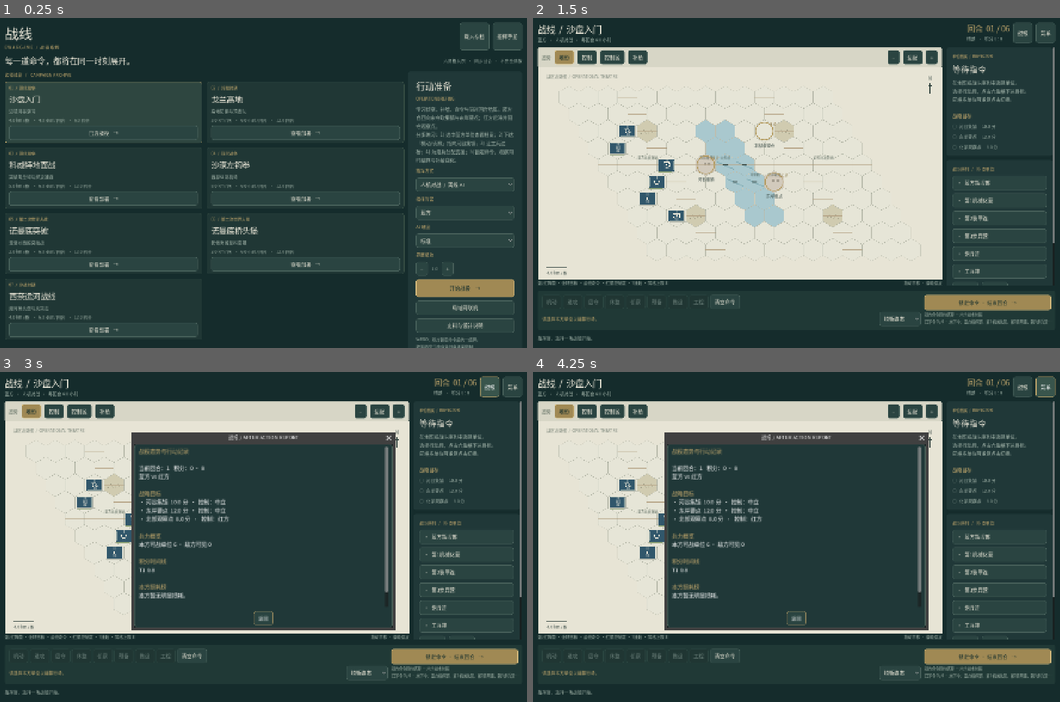
Above: before the commit, frames 1-4 (two rows, left to right).
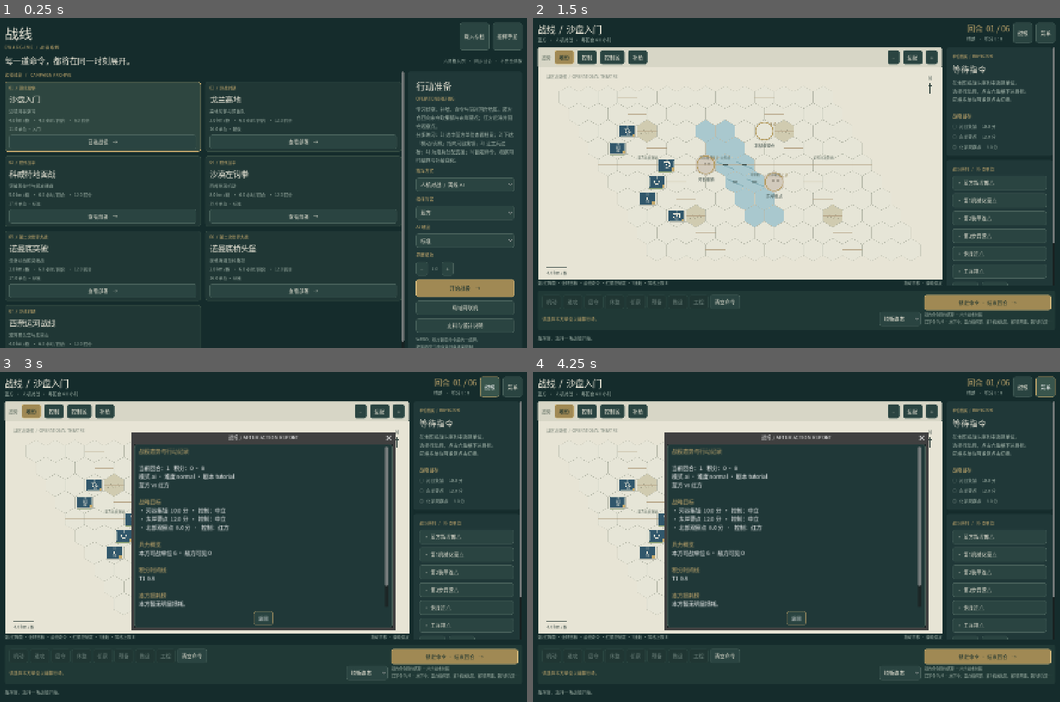
Above: after the commit, the same moments.

Repository: ghostLLC/ewargame
Game: Godot game, scene res://main.tscn
Two runs of this game, one before a commit and one after it. Both use one fixed random seed, a clock stepped at 60 frames per second and the inputs below.
Inputs:
- Up to frame 1 (0.25 s): no input
- Up to frame 2 (1.5 s): click "标准" at 0.5 s; click "开始战役 →" at 1.25 s
- Up to frame 3 (3 s): click "导出战报" at 2 s; click "战报" at 2.75 s
- Up to frame 4 (4.25 s): click "菜单" at 3.5 s

The runs differ from the first frame. In frame 1, 6.3% of the frame differs, in the area x 1-77%, y 16-100%; in frame 2, 0.3%; in frame 3, 2.1%; in frame 4, 2.1%.

Commit message:
feat: combat summaries, AI blind recon, readable status, map polish
Log per-unit fight totals each resolve; AI spends recon when no enemies are
visible; Chinese supply/status/morale and terrain labels; tile lookup cache;
unordered gold corner; scenario difficulty/brief_goals; AAR match header.

Diff:
--- a/game/core/engine.gd
+++ b/game/core/engine.gd
@@ -17,7 +17,7 @@
 }
 
 static func new_game(scenario: Dictionary, seed: int = 42) -> Dictionary:
-	var state = {"version": 1, "scenario": scenario.duplicate(t …(312 unchanged characters)… rol": {}, "reinforced": [], "events": []}
+	var state = {"version": 1, "scenario": scenario.duplicate(t …(312 unchanged characters)… rol": {}, "reinforced": [], "events": [], "combat_summary": {}}
 	for raw in scenario.get("units", []):
 		state.units.append(_unit(raw))
 	for objective in state.objectives:
@@ -116,7 +116,7 @@
 	if side not in [0, 1]:
 		return {}
 	var scenario: Dictionary = state.scenario
-	var result = {"scenario_id": scenario.get("id", ""), "title …(249 unchanged characters)… , 0), "tiles": scenario.get("tiles", []).duplicate(true)}, "units": [], "sides": scenario.get("s …(755 unchanged characters)…
+	var result = {"scenario_id": scenario.get("id", ""), "title …(249 unchanged characters)… , 0), "tiles": scenario.get("tiles", [])}, "units": [], "sides": scenario.get("s …(755 unchanged characters)…
 	var visible = _visible(state, side)
 	for unit in state.units:
 		if float(unit.strength) <= 0:
@@ -151,6 +151,7 @@
 		return state
 	state.events = []
 	state.logs = []
+	state["combat_summary"] = {}
 	var rng = RandomNumberGenerator.new()
 	rng.seed = int(state.seed) + int(state.turn) * 104729
 	_reinforce(state)
@@ -174,6 +175,11 @@
 	_update_contacts(state)
 	for event in state.events:
 		state.logs.append(event.text)
+	if state.has("combat_summary") and not state.combat_summary.is_empty():
+		for id in state.combat_summary:
+			var row = state.combat_summary[id]
+			if int(row.get("fights", 0)) > 0:
+				state.logs.append("交战汇总：%s 交火 %s 次，累计损失 %.1f" % [row.get("name", id), row.get("fights"), float(row.get("loss", 0.0))])
 	return state
 
 static func _substep(state: Dictionary, rng: RandomNumberGenerator, step: int) -> void:
@@ -257,6 +263,10 @@
 		unit.entrenchment = maxf(0, float(unit.entrenchment) - 0.08)
 		unit.fought = true
 		unit.status = "engaged"
+		var summary = state.combat_summary.get(unit.id, {"name": unit.name, "loss": 0.0, "fights": 0, "side": unit.side})
+		summary.loss = float(summary.loss) + float(losses[unit.id])
+		summary.fights = int(summary.fights) + 1
+		state.combat_summary[unit.id] = summary
 		if step == 0 or float(unit.strength) <= 0:
 			_event(state, unit.side, "%s：交战损失 %.1f，组织 %.0f" % [unit.name, losses[unit.id], unit.organization])
 	# Retreats resolve in a stable ID order, with reservations preventing collisions.
@@ -1008,6 +1018,30 @@
 						continue
 				submit_support(state, side, kind, cluster)
 				break
+	elif best_n == 0 and not state.ready[side] and _support_available(state, side, "recon"):
+		# Blind AI spends recon on the farthest own-controlled objective to open the map.
+		var scout = []
+		var far = -1
+		for objective in view.objectives:
+			if int(objective.get("owner", -1)) != side:
+				continue
+			var d = 0
+			for unit in view.units:
+				if int(unit.get("side", -1)) == side:
+					d = maxi(d, _distance([int(unit.get("q", 0)), int(unit.get("r", 0))], [int(objective.q), int(objective.r)]))
+			if d > far:
+				far = d
+				scout = [int(objective.q), int(objective.r)]
+		if not scout.is_empty():
+			submit_support(state, side, "recon", scout)
+		else:
+			var own = []
+			for unit in view.units:
+				if int(unit.get("side", -1)) == side:
+					own = [int(unit.get("q", 0)), int(unit.get("r", 0))]
+					break
+			if not own.is_empty():
+				submit_support(state, side, "recon", own)
 	return orders
 
 static func _rules(state: Dictionary) -> Dictionary:
--- a/game/data/scenarios/golan_1973.json
+++ b/game/data/scenarios/golan_1973.json
@@ -11,6 +11,9 @@
   "turn_hours": 6,
   "max_turns": 12,
   "seed": 731007,
+  "difficulty": "hard",
+  "unit_count": 16,
+  "brief_goals": "守住泪谷与库奈特拉，等第 2 回合预备装甲营。",
   "sides": [
     {
       "name": "以色列国防军",
--- a/game/data/scenarios/gulf_kuwait.json
+++ b/game/data/scenarios/gulf_kuwait.json
@@ -11,6 +11,9 @@
   "turn_hours": 6,
   "max_turns": 12,
   "seed": 910225,
+  "difficulty": "standard",
+  "unit_count": 17,
+  "brief_goals": "突破筑垒带，解放科威特城与机场。",
   "sides": [
     {
       "name": "联军",
--- a/game/data/scenarios/gulf_west.json
+++ b/game/data/scenarios/gulf_west.json
@@ -11,6 +11,9 @@
   "turn_hours": 6,
   "max_turns": 12,
   "seed": 910224,
+  "difficulty": "standard",
+  "unit_count": 19,
+  "brief_goals": "越过瓦迪巴廷，夺取 73 东区与诺福克。",
   "sides": [
     {
       "name": "多国部队",
--- a/game/data/scenarios/normandy_breakout.json
+++ b/game/data/scenarios/normandy_breakout.json
@@ -11,6 +11,9 @@
   "turn_hours": 6,
   "max_turns": 12,
   "seed": 440725,
+  "difficulty": "standard",
+  "unit_count": 17,
+  "brief_goals": "突破圣洛—马里尼，封堵装甲预备队。",
   "sides": [
     {
       "name": "美军",
--- a/game/data/scenarios/normandy_bridgehead.json
+++ b/game/data/scenarios/normandy_bridgehead.json
@@ -11,6 +11,9 @@
   "turn_hours": 6,
   "max_turns": 12,
   "seed": 440606,
+  "difficulty": "standard",
+  "unit_count": 16,
+  "brief_goals": "打通堤道出口，夺取圣梅尔埃格利斯与卡朗唐。",
   "sides": [
     {
       "name": "美军",
--- a/game/data/scenarios/sinai_1973.json
+++ b/game/data/scenarios/sinai_1973.json
@@ -11,6 +11,9 @@
   "turn_hours": 6,
   "max_turns": 12,
   "seed": 731006,
+  "difficulty": "hard",
+  "unit_count": 20,
+  "brief_goals": "反击运河桥头，第 3 回合装甲增援。",
   "sides": [
     {
       "name": "以色列国防军",
--- a/game/data/scenarios/tutorial.json
+++ b/game/data/scenarios/tutorial.json
@@ -11,6 +11,9 @@
   "turn_hours": 4,
   "max_turns": 6,
   "seed": 7,
+  "difficulty": "easy",
+  "unit_count": 11,
+  "brief_goals": "1) 熟悉选中与下令；2) 夺取河谷集镇与东岸要点；3) 观察同时结算。",
   "sides": [
     {
       "name": "蓝方",
--- a/game/session.gd
+++ b/game/session.gd
@@ -267,7 +267,7 @@
 
 func export_after_action() -> String:
 	var scenario_title = str(_state.get("scenario", {}).get("title", "战役")) if not _state.is_empty() else "战役"
-	var lines = ["战线 · 战役指挥 — 战后报告", "剧本：" + scenario_title, ""]
+	var lines = ["战线 · 战役指挥 — 战后报告", "剧本：%s（%s）" % [scenario_title, str(_state.get("scenario", {}).get("id", ""))], "对局参数：模式 %s · 难度 %s · 种子 %s" % [mode, ai_difficulty, _state.get("seed", "?")], ""]
 	if not _state.is_empty():
 		lines.append("最终回合：%s / %s" % [_state.get("turn"), _state.get("scenario", {}).get("max_turns", "?")])
 		lines.append("积分：%s : %s" % [_state.get("scores", [0, 0])[0], _state.get("scores", [0, 0])[1]])
--- a/game/ui/hex_map.gd
+++ b/game/ui/hex_map.gd
@@ -20,6 +20,7 @@
 var font: Font
 var hovered: Vector2i = Vector2i(-99, -99)
 var preview_path: Array = []
+var tile_lookup: Dictionary = {}
 
 func _ready() -> void:
 	mouse_filter = Control.MOUSE_FILTER_STOP
@@ -35,6 +36,9 @@
 func update_view(value: Dictionary, unit_id: String = "") -> void:
 	observation = value
 	selected_id = unit_id
+	tile_lookup = {}
+	for tile in observation.get("map", {}).get("tiles", []):
+		tile_lookup[Vector2i(int(tile.get("q", 0)), int(tile.get("r", 0)))] = tile
 	queue_redraw()
 
 func fit_map() -> void:
@@ -272,6 +276,12 @@
 		if organization <= 1.0: organization *= 100.0
 		draw_rect(Rect2(rect.position+Vector2(0,height+2),Vector2(width,height*0.06)),Color(0.2,0.3,0.25,0.2))
 		draw_rect(Rect2(rect.position+Vector2(0,height+2),Vector2(width*clampf(organization/100.0,0,1),height*0.06)),Color("8fa378"))
+		var orders = observation.get("orders", {})
+		var has_order = false
+		if orders is Dictionary:
+			has_order = orders.has(str(unit.get("id","")))
+		if not has_order:
+			draw_rect(Rect2(rect.end - Vector2(8, 8), Vector2(8, 8)), Color("c6aa6d"))
 	if count > 1: _label(at+Vector2(width*0.58,-height*0.3),str(count),INK,10)
 
 func _nearest(position: Vector2) -> Vector2i:
@@ -338,18 +348,18 @@
 			if hovered.x != -99:
 				hex_hovered.emit(hovered.x, hovered.y)
 				var tip = "坐标 %d, %d" % [hovered.x, hovered.y]
-				for tile in observation.get("map", {}).get("tiles", []):
-					if int(tile.get("q", -1)) == hovered.x and int(tile.get("r", -1)) == hovered.y:
-						var terrain = str(tile.get("terrain", "?"))
-						var extras = []
-						if tile.get("road", false): extras.append("道路")
-						if tile.get("rail", false): extras.append("铁路")
-						if tile.get("river", false): extras.append("河流")
-						if tile.get("bridge", false): extras.append("桥梁")
-						if str(tile.get("label", "")) != "": extras.append(str(tile.get("label")))
-						tip = "%s · %s%s" % [tip, terrain, (" · " + " · ".join(extras)) if extras else ""]
-						tip += "\n左键选择 / 下达目标 · 拖动平移 · 滚轮缩放"
-						break
+				var tile = tile_lookup.get(hovered, {})
+				if tile is Dictionary and not tile.is_empty():
+					var terrain = str(tile.get("terrain", "?"))
+					var terrain_cn = {"plains":"平原","forest":"森林","hills":"丘陵","mountain":"山地","desert":"荒漠","marsh":"湿地","town":"城镇","city":"城市","bocage":"博卡日","water":"水域"}.get(terrain, terrain)
+					var extras = []
+					if tile.get("road", false): extras.append("道路")
+					if tile.get("rail", false): extras.append("铁路")
+					if tile.get("river", false): extras.append("河流")
+					if tile.get("bridge", false): extras.append("桥梁")
+					if str(tile.get("label", "")) != "": extras.append(str(tile.get("label")))
+					tip = "%s · %s%s" % [tip, terrain_cn, (" · " + " · ".join(extras)) if extras else ""]
+					tip += "\n左键选择 / 下达目标 · 拖动平移 · 滚轮缩放"
 				tooltip_text = tip
 			else:
 				hex_hovered.emit(-99, -99)
--- a/game/ui/main.gd
+++ b/game/ui/main.gd
@@ -294,6 +294,11 @@
 		inside.add_child(subtitle)
 		var facts = "%s km / 格   ·   %s 小时 / 回合   ·   %s 回合" % [scenario.get("hex_km","—"),scenario.get("turn_hours","—"),scenario.get("max_turns","—")]
 		inside.add_child(_label(facts,11,MUTED))
+		var meta = "%s 单位" % scenario.get("unit_count", scenario.get("units", []).size())
+		var diff = str(scenario.get("difficulty", ""))
+		if diff != "":
+			meta += " · " + {"easy":"入门","standard":"标准","hard":"硬仗"}.get(diff, diff)
+		inside.add_child(_label(meta,11,MUTED))
 		var id = str(scenario.get("id",""))
 		inside.add_child(_button("已选战役   →" if active else "查看部署   →",func(): selected_scenario = id; _refresh()))
 	var config = _panel(body,PANEL,22)
@@ -554,8 +559,17 @@
 	var current: Dictionary = orders.get(selected_id,{}) if orders is Dictionary else {}
 	inspector.add_child(_label("当前命令  " + str(ORDERS.get(str(current.get("kind","defend")),"固守")),12,GOLD))
 	if unit.has("supply"):
-		inspector.add_child(_label("补给状态  %s" % unit.get("supply"),12,MUTED))
-	inspector.add_child(_label("状态  %s · 筑城 %.1f · 延迟 %s" % [str(unit.get("status","ready")), float(unit.get("entrenchment",0.0)), str(unit.get("command_delay",0))],11,MUTED))
+		var supply = float(unit.get("supply", 1.0))
+		var supply_cn = "充足" if supply >= 0.7 else ("紧张" if supply >= 0.4 else "断绝")
+		inspector.add_child(_label("补给状态  %s（%.0f%%）" % [supply_cn, supply * 100.0],12,MUTED))
+	var status_en = str(unit.get("status","ready"))
+	var status_cn = {"ready":"待命","moving":"机动中","engaged":"交战中","undersupplied":"补给不足","destroyed":"已损失"}.get(status_en, status_en)
+	var org = float(unit.get("organization", 100.0))
+	if org <= 1.0: org *= 100.0
+	var morale = "士气稳定"
+	if org < 25: morale = "接近溃退"
+	elif org < 45: morale = "动摇"
+	inspector.add_child(_label("状态  %s · %s · 筑城 %.1f · 延迟 %s" % [status_cn, morale, float(unit.get("entrenchment",0.0)), str(unit.get("command_delay",0))],11,MUTED))
 	if str(current.get("kind","")) == "attack" and current.get("target",[]) is Array and not current.get("target",[]).is_empty() and GameSession.has_method("estimate_combat"):
 		var tid = ""
 		var tx = int(current["target"][0])
@@ -601,21 +615,39 @@
 func _add_objectives(parent: Node) -> void:
 	parent.add_child(HSeparator.new())
 	parent.add_child(_label("战略目标",13,GOLD))
+	var side = int(GameSession.view.get("side", 0))
 	for objective in GameSession.view.get("objectives",[]):
-		parent.add_child(_label("○  %s     %s 分" % [objective.get("name","目标"),objective.get("value",1)],12,MUTED))
+		var owner = int(objective.get("owner", -1))
+		var mark = "○"
+		if owner == side:
+			mark = "●"
+		elif owner in [0, 1]:
+			mark = "◎"
+		parent.add_child(_label("%s  %s     %s 分" % [mark, objective.get("name","目标"), objective.get("value",1)],12,MUTED))
+
+func view_orders() -> Dictionary:
+	var orders = GameSession.view.get("orders", {})
+	return orders if orders is Dictionary else {}
 
 func _build_roster() -> void:
 	var units: Array = []
 	for unit in GameSession.view.get("units",[]):
 		if int(unit.get("side",-1)) == int(GameSession.view.get("side",0)): units.append(unit)
 	roster.add_child(_label("战斗序列   /   %02d 支单位" % units.size(),11,GOLD))
+	var orders_map = view_orders()
 	for unit in units:
 		var id = str(unit.get("id",""))
-		var b = _button("%s  %s" % ["›" if id == selected_id else "·",unit.get("name",id)],func(): _select_unit(id))
+		var kind = str(orders_map.get(id, {}).get("kind", ""))
+		var kind_short = {"move":"机动","attack":"进攻","defend":"固守","rest":"休整","recon":"侦察","reserve":"预备","retreat":"撤退","engineer":"工程"}.get(kind, "")
+		var mark = "›" if id == selected_id else "·"
+		var supply = float(unit.get("supply", 1.0))
+		var warn = "△" if supply < 0.45 else ""
+		var label = "%s %s%s%s" % [mark, unit.get("name", id), (" · " + kind_short) if kind_short != "" else "", warn]
+		var b = _button(label,func(): _select_unit(id))
 		b.alignment = HORIZONTAL_ALIGNMENT_LEFT
 		b.text_overrun_behavior = TextServer.OVERRUN_TRIM_ELLIPSIS
 		b.custom_minimum_size.y = 31
-		b.tooltip_text = "%s · %s · 兵力 %s" % [unit.get("name",id),TYPES.get(str(unit.get("type","")),""),unit.get("strength","—")]
+		b.tooltip_text = "%s · %s · 兵力 %s · 补给 %s%s" % [unit.get("name",id),TYPES.get(str(unit.get("type","")),""),unit.get("strength","—"),supply,(" · " + kind_short) if kind_short != "" else ""]
 		roster.add_child(b)
 	var replay = HBoxContainer.new()
 	roster.add_child(replay)
@@ -738,6 +770,7 @@
 	var text = "[color=#c6aa6d]战役态势与行动记录[/color]\n\n"
 	var view: Dictionary = GameSession.view
 	text += "当前回合：%s   积分：%s · %s\n" % [view.get("turn",1), view.get("scores",[0,0])[0], view.get("scores",[0,0])[1]]
+	text += "模式 %s · 难度 %s · 剧本 %s\n" % [GameSession.mode, GameSession.ai_difficulty, view.get("scenario_id", view.get("title",""))]
 	var sides = view.get("sides", [])
 	if sides is Array and sides.size() >= 2:
 		text += "%s vs %s\n\n" % [sides[0].get("name","蓝"), sides[1].get("name","红")]
Not shown, changed: scripts/validate_content.py
